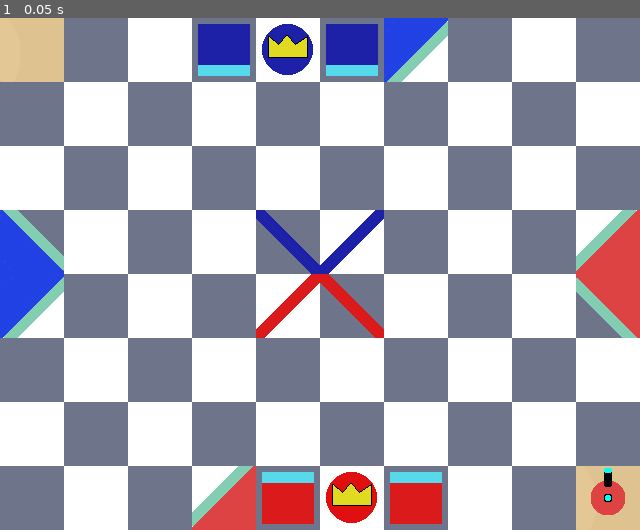
Above: before the commit, frame 1.
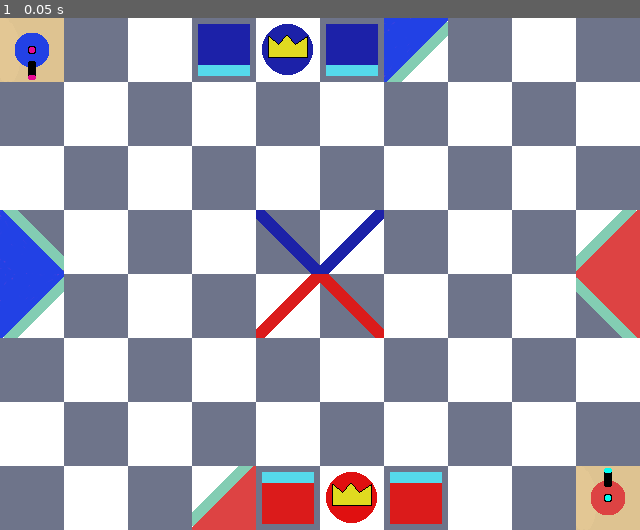
Above: after the commit, the same moment.

Repository: AVespaIsNotAMotorcycle/winter-2020-codefest-submissions-team-cool
Game: Godot game, scene res://chessboard.tscn
Same seed, same stepped clock (60 frames per second), same inputs: the game is played once before the commit and once after it.
Inputs:
- Up to frame 1 (0.05 s): no input

The runs differ from the first frame. In frame 1, 0.3% of the frame differs, in the area x 2-8%, y 2-13%.

Commit message:
Added movement and documentation, but rotation is broken

Diff:
--- a/laser chess/boardPieces.gd
+++ b/laser chess/boardPieces.gd
@@ -9,7 +9,7 @@
 
 # Called when the node enters the scene tree for the first time.
 func _ready():
-	set_cell(0,0,-1)
+	pass
 
 # Called every frame. 'delta' is the elapsed time since the previous frame.
 func _process(delta):
@@ -32,5 +32,35 @@
 				print(selected_piece)
 
 		else: #if a square is already selected
-			clicked_tile = DESELECT #deselect it
-			print(clicked_tile)
+			var new_tile = world_to_map(mouse_pos)
+			var dist = vdistance(clicked_tile, new_tile)
+			if dist.x > 1 || dist.y > 1:
+				clicked_tile = DESELECT #deselect it
+			elif dist == Vector2(0,0):
+				clicked_tile = DESELECT
+			else:
+				move(clicked_tile, new_tile)
+				clicked_tile = DESELECT
+
+	if event is InputEventKey and event.pressed and clicked_tile != Vector2(-1,-1):
+		if event.scancode == KEY_RIGHT:
+			rotate_right(clicked_tile)
+			clicked_tile = DESELECT
+		if event.scancode == KEY_LEFT:
+			rotate_left(clicked_tile)
+			clicked_tile = DESELECT
+		print(clicked_tile)
+
+func move(start, end):
+	var id = get_cellv(start)
+	set_cellv(start,-1)
+	set_cellv(end,id)
+
+func rotate_left(cell):
+	set_cellv(cell, get_cellv(cell), true, false, true)
+
+func rotate_right(cell):
+	set_cellv(cell, get_cellv(cell), false, true, true)
+
+func vdistance(start, end):
+	return Vector2(abs(end.x-start.x),abs(end.y-start.y))
